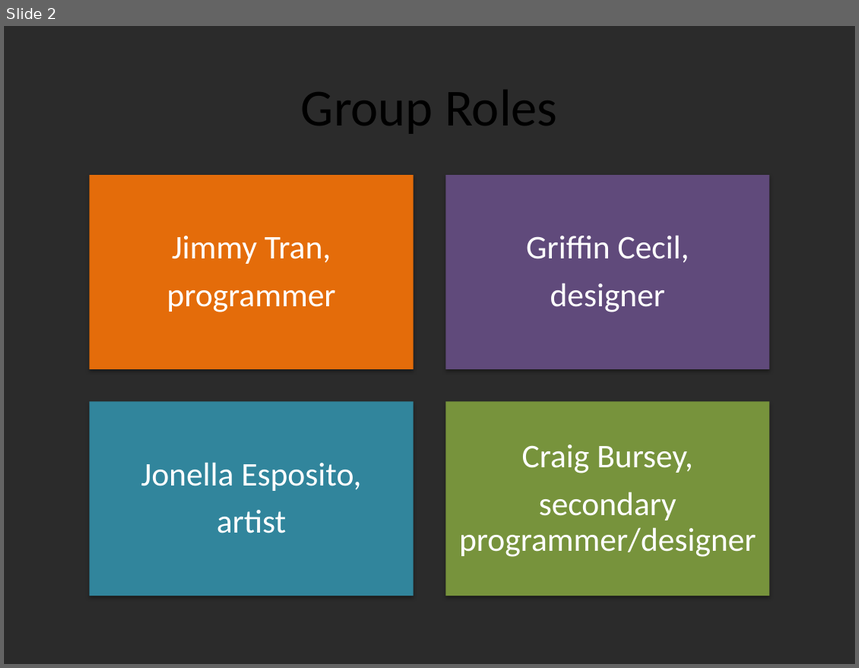
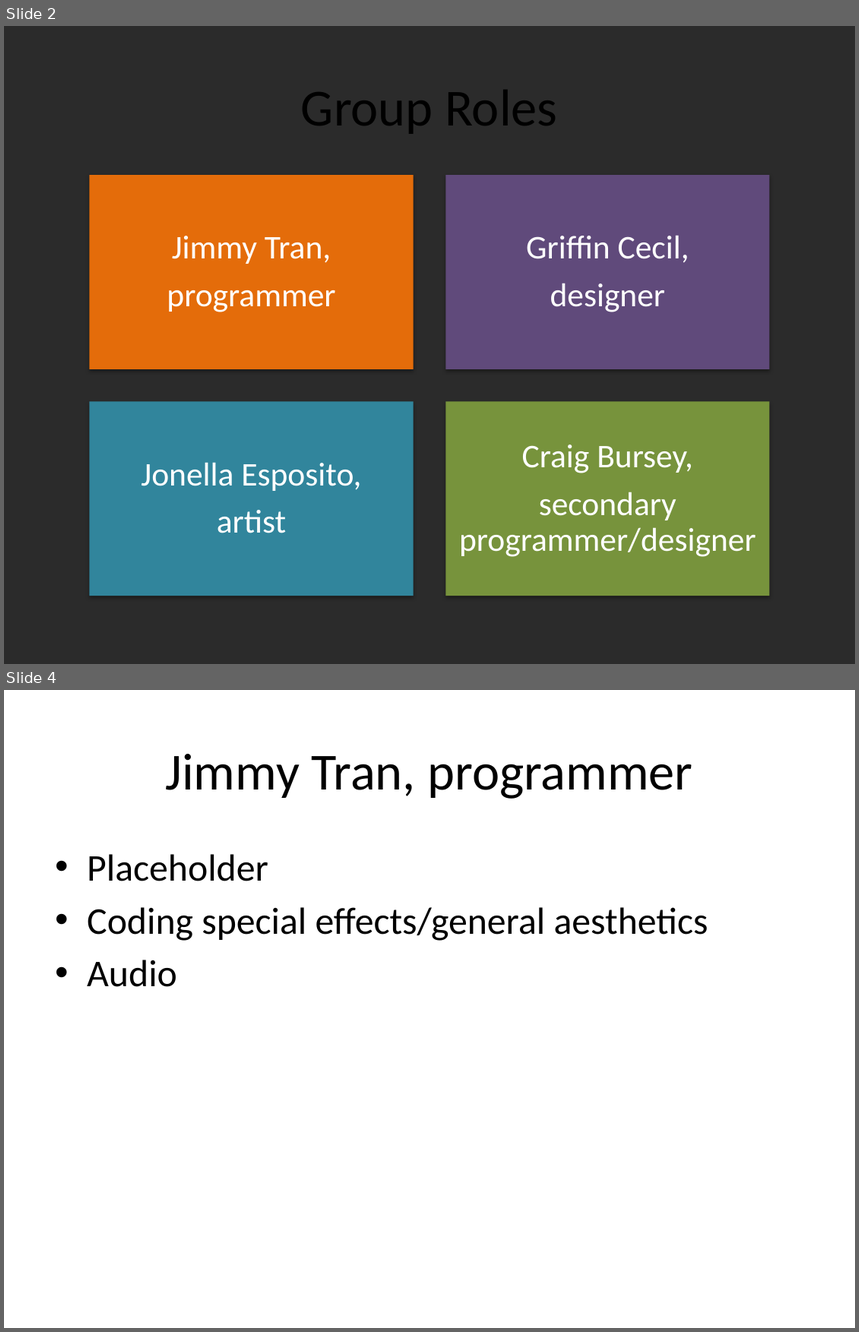
Before and after one commit to Jeemie/Ayee, a slide deck: WPIn Love, Status Update.pptx. Shown one above the other, each under a label of ours: slide 2 before the commit, slides 2 and 4 after it; the slides between them are not shown. The pictures are 859x668 and 859x1332 pixels, drawn with LibreOffice and Linux fonts; fonts in the diff are those of the drawing; background and template pictures are left out; a plain dark background stands for a picture behind light text. Boxes give left, top, right and bottom in pixels: in the first picture for what was removed or moved away, otherwise in the second. Text is boxed around its words. In the diff, an @@ line names an element or a change of style, - is before the commit and + after.

```diff
--- a/WPIn Love, Status Update.pptx
+++ b/WPIn Love, Status Update.pptx
@@ slide 4 added at (4, 690, 855, 1328), background picture (left out) @@
@@ title added at (165, 754, 693, 799), 44 pt, text #000000 @@
+Jimmy Tran, programmer
@@ text added at (87, 854, 709, 987), 32 pt, text #000000 @@
+• Placeholder
+• Coding special effects/general aesthetics
+• Audio
```
Also in this commit, not shown: 2 slides changed, 5 other slides added.
